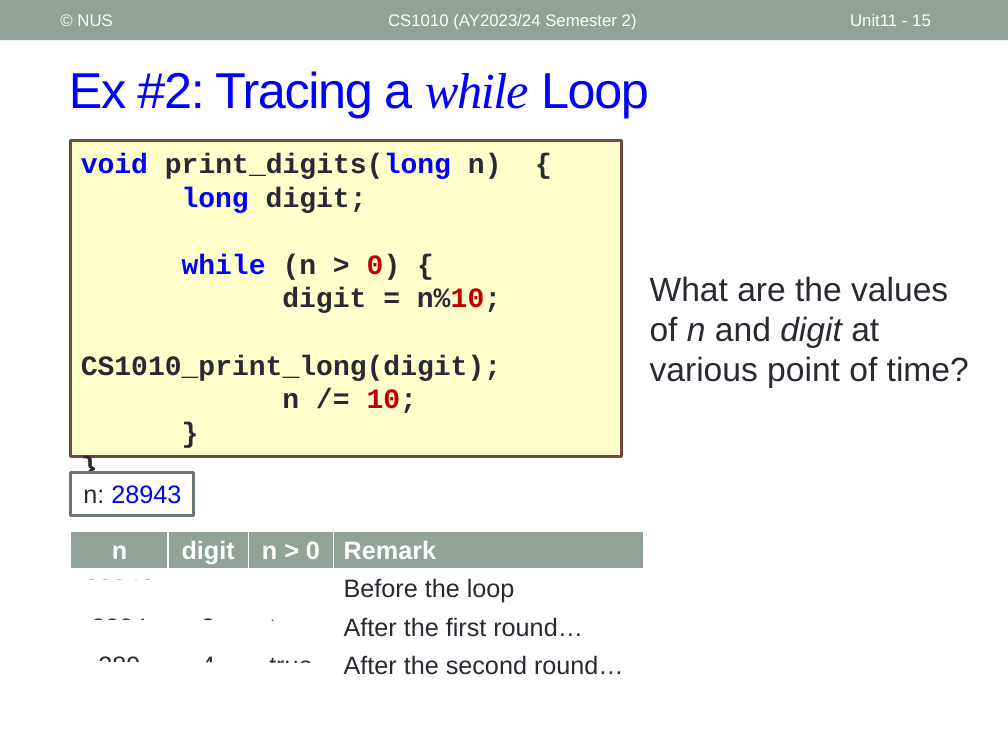
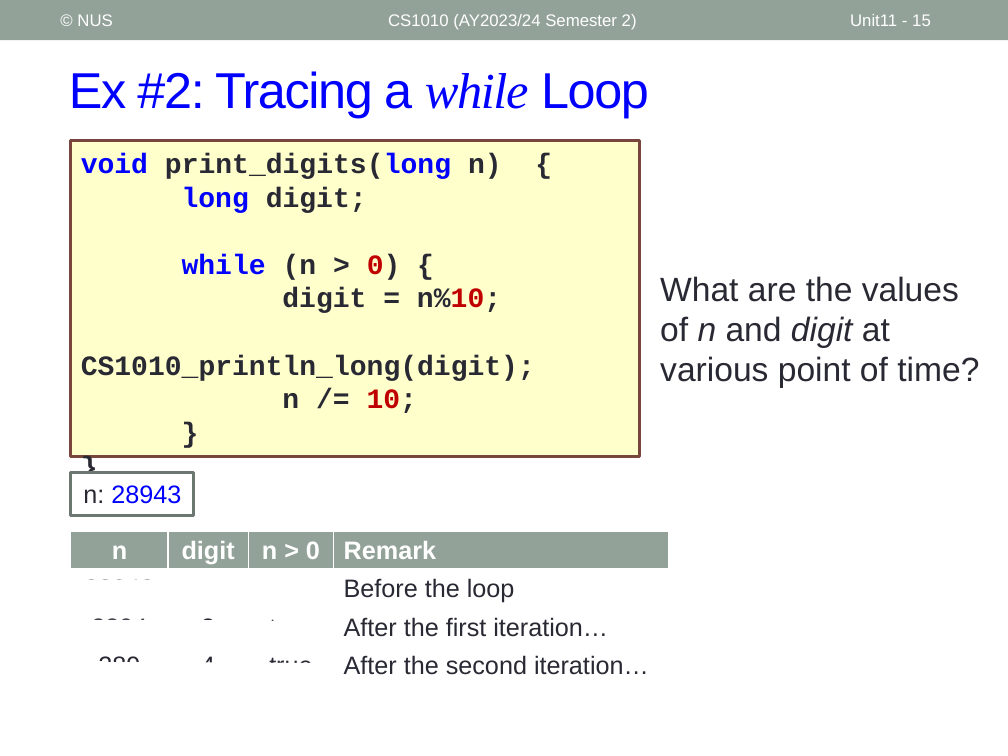
Before and after one commit to nus-cs1010-2425-s2/website, a slide deck: slide 15 of slides/Unit11_Loops.pptx. Drawn at 1008x756 pixels with LibreOffice and Linux fonts; fonts in the diff are those of the drawing. Boxes give left, top, right and bottom in pixels: in the first picture for what was removed or moved away, otherwise in the second. Text is boxed around its words. In the diff, an @@ line names an element or a change of style, - is before the commit and + after.

```diff
--- a/slides/Unit11_Loops.pptx
+++ b/slides/Unit11_Loops.pptx
@@ rectangle "void print_digits(long n) {" resized from (x1=71, y1=140, x2=621, y2=456) to (x1=71, y1=140, x2=639, y2=456) @@
@@ text "What are the values of ..." moved from (x1=650, y1=276, x2=969, y2=388) to (x1=660, y1=276, x2=979, y2=388) @@
@@ text in rectangle at (x1=81, y1=355, x2=535, y2=381): text changed @@
-CS1010_print_long(digit);
+CS1010_println_long(digit);
@@ table at (x1=71, y1=531, x2=668, y2=692) @@
-row 3, column 4: After the first round…
+row 3, column 4: After the first iteration…
-row 4, column 4: After the second round…
+row 4, column 4: After the second iteration…
@@ table resized from (x1=71, y1=531, x2=644, y2=692) to (x1=71, y1=531, x2=668, y2=692) @@
```
Also in this commit, not shown: 2 other slides changed, 4 other files.
